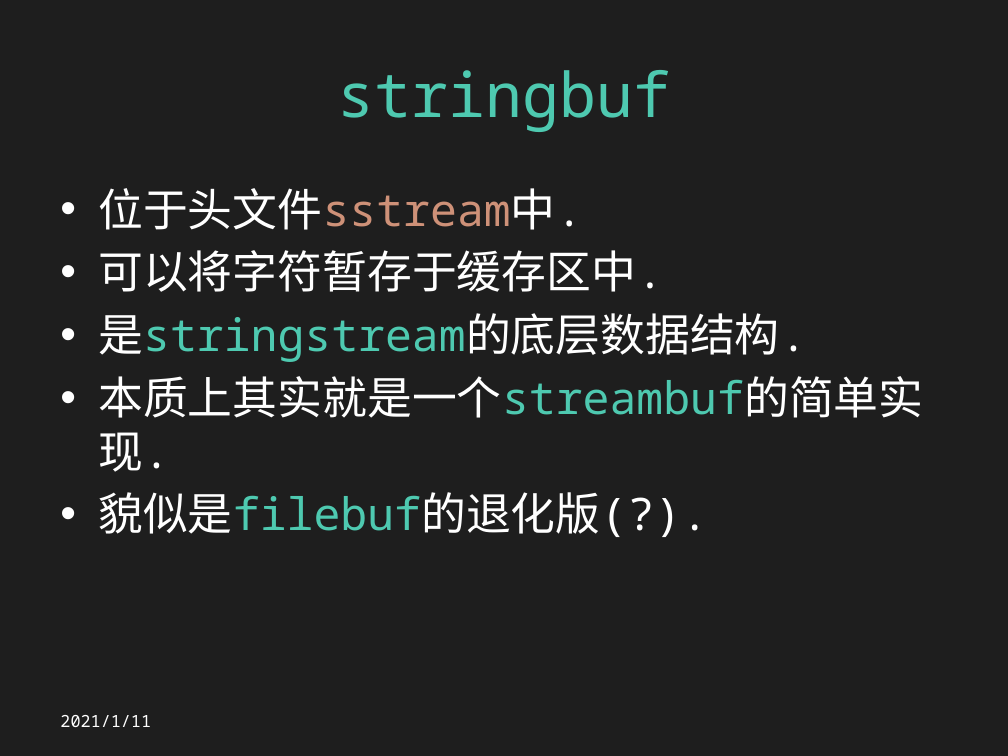
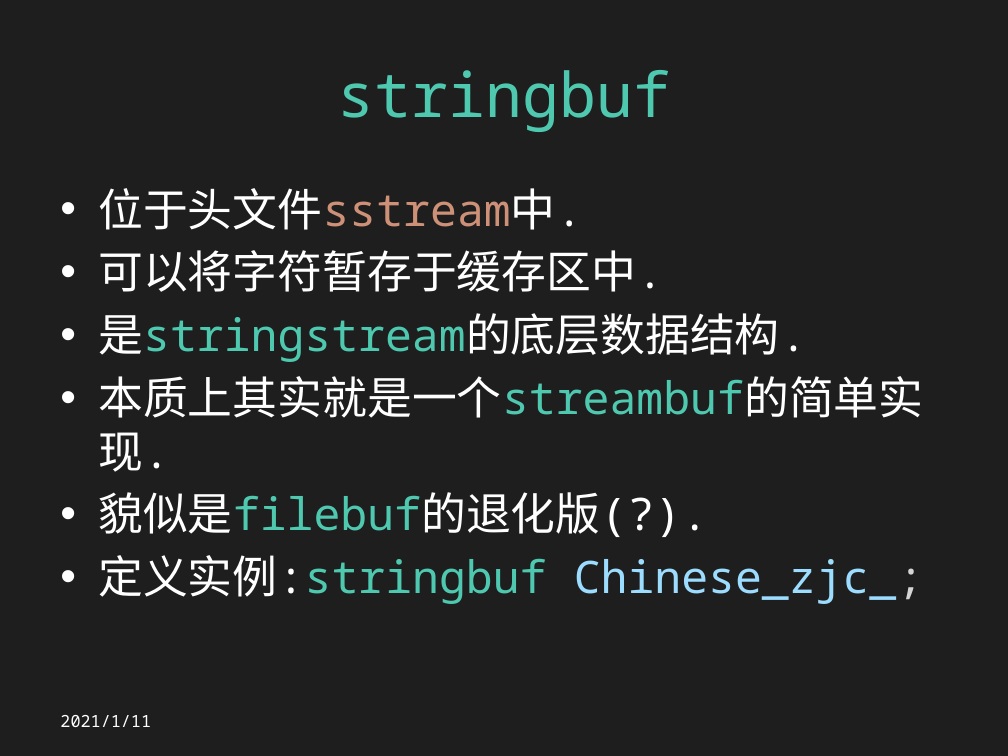
Before and after one commit to Chinesezjc/Solved-Problems, a slide deck: slide 21 of STL.pptx. Drawn at 1008x756 pixels with LibreOffice and Linux fonts; fonts in the diff are those of the drawing. Boxes give left, top, right and bottom in pixels: in the first picture for what was removed or moved away, otherwise in the second. Text is boxed around its words. In the diff, an @@ line names an element or a change of style, - is before the commit and + after.

Commit message:
Chinese_zjc_

```diff
--- a/STL.pptx
+++ b/STL.pptx
@@ text at [98,555,924,604]: paragraph added @@
+• 定义实例:stringbuf Chinese_zjc_;
```
Also in this commit, not shown: 2 other slides changed, 2 slides added.
